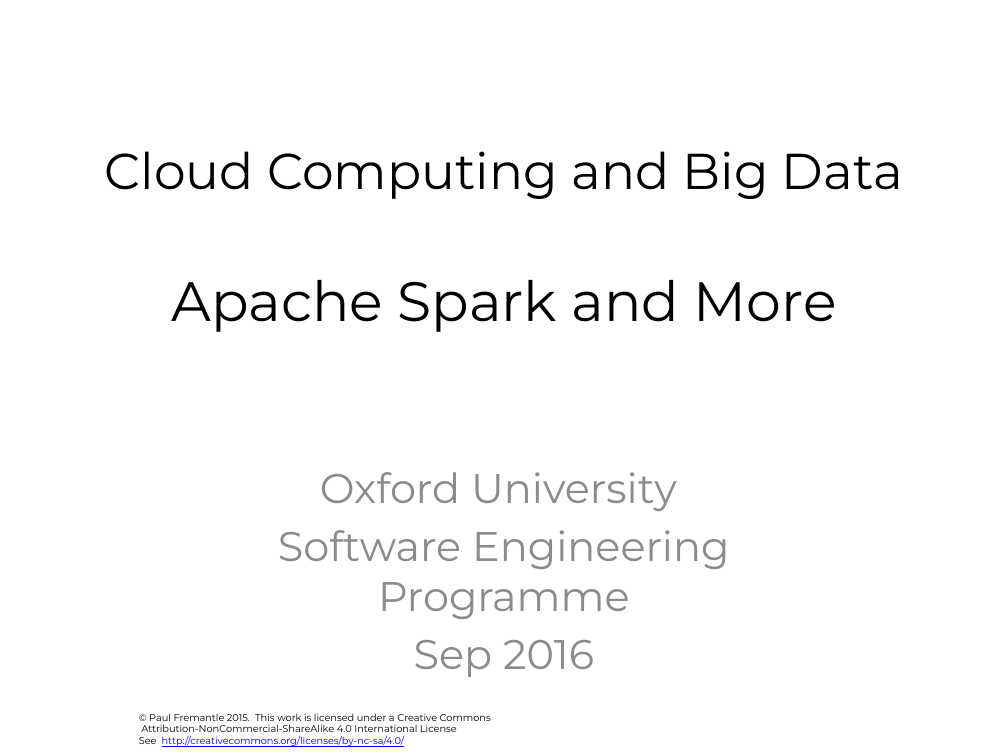
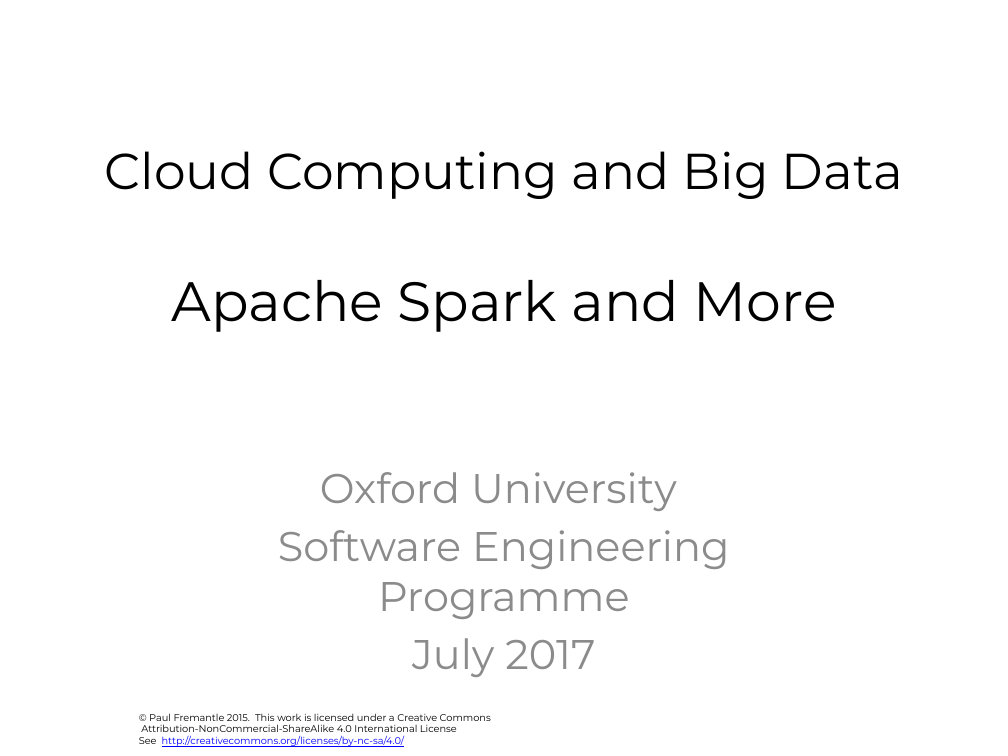
Before and after one commit to pzfreo/ox-clo, a slide deck: slide 1 of pres-source/07-spark-and-adjuncts.pptx. Drawn at 1008x756 pixels with LibreOffice and Linux fonts; fonts in the diff are those of the drawing; background and template pictures are left out. Boxes give left, top, right and bottom in pixels: in the first picture for what was removed or moved away, otherwise in the second. Text is boxed around its words. In the diff, an @@ line names an element or a change of style, - is before the commit and + after.

```diff
--- a/pres-source/07-spark-and-adjuncts.pptx
+++ b/pres-source/07-spark-and-adjuncts.pptx
@@ subtitle at (412, 638, 595, 677): text changed @@
-Sep 2016
+July 2017
```
Also in this commit, not shown: 2 slides added, 24 other files.
